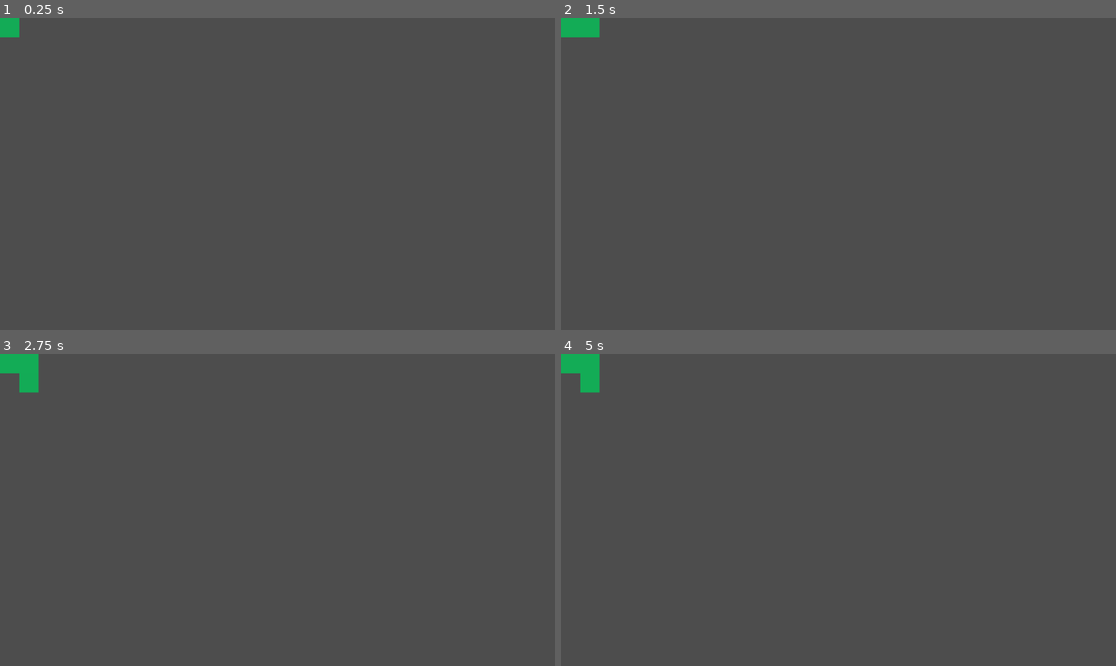
Above: before the commit, frames 1-4 (two rows, left to right).
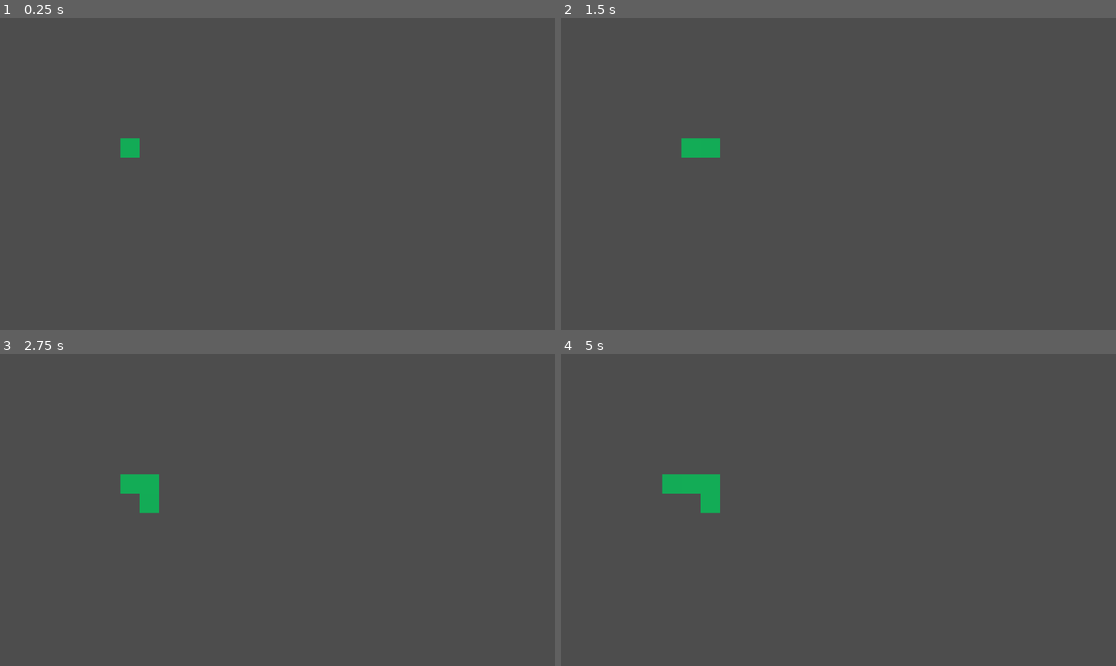
Above: after the commit, the same moments.

Repository: jedim101/snake
Game: Godot game, scene res://scenes/main.tscn
Same seed, same stepped clock (60 frames per second), same inputs: the game is played once before the commit and once after it.
Inputs:
- Up to frame 1 (0.25 s): no input
- Up to frame 2 (1.5 s): tap Enter at 0.5 s; hold Right (move_right) 0.53-1.28 s; tap Space at 1.25 s; hold Down (move_down) from 1.28 s (still down)
- Up to frame 3 (2.75 s): release Down (move_down) at 2.03 s; hold Right (move_right) from 2.03 s (still down)
- Up to frame 4 (5 s): tap Enter at 2.75, 4.25 s; release Right (move_right) at 2.78 s; hold Up (move_up) 2.78-3.53 s; tap Space at 3.5 s; hold Left (move_left) from 3.53 s (still down)

The runs differ from the first frame. In frame 1, 0.4% of the frame differs, in the area x 0-26%, y 0-45%; in frame 2, 0.9%; in frame 3, 1.3%; in frame 4, 1.5%, in the area x 0-29%, y 0-52%.

Commit message:
snake has length

Diff:
--- a/scenes/main.gd
+++ b/scenes/main.gd
@@ -1,5 +1,6 @@
 extends Node
 
+@export var length = 5
 var screen_size # Size of the game window.
 var direction = Vector2(1, 0)
 
@@ -25,7 +26,20 @@
 	body_segment.color = "#13ac56"
 	body_segment.size.x = 40
 	body_segment.size.y = 40
+	body_segment.name = str(length - 1)
 
+	print(body_segment)
+
+	for i in range(length):
+		print(i)
+		var segment = get_node(str(i))
+		print(segment)
+		if segment:
+			segment.name = str(i - 1)
+
+	var end_segment = get_node("-1")
+	if end_segment:
+		end_segment.queue_free()
 
 	$Head.position += direction * 40
 
--- a/scenes/main.tscn
+++ b/scenes/main.tscn
@@ -11,6 +11,8 @@
 [node name="Timer" type="Timer" parent="."]
 
 [node name="Head" type="Area2D" parent="."]
+position = Vector2(250, 250)
+metadata/_edit_group_ = true
 
 [node name="ColorRect" type="ColorRect" parent="Head"]
 offset_right = 40.0
